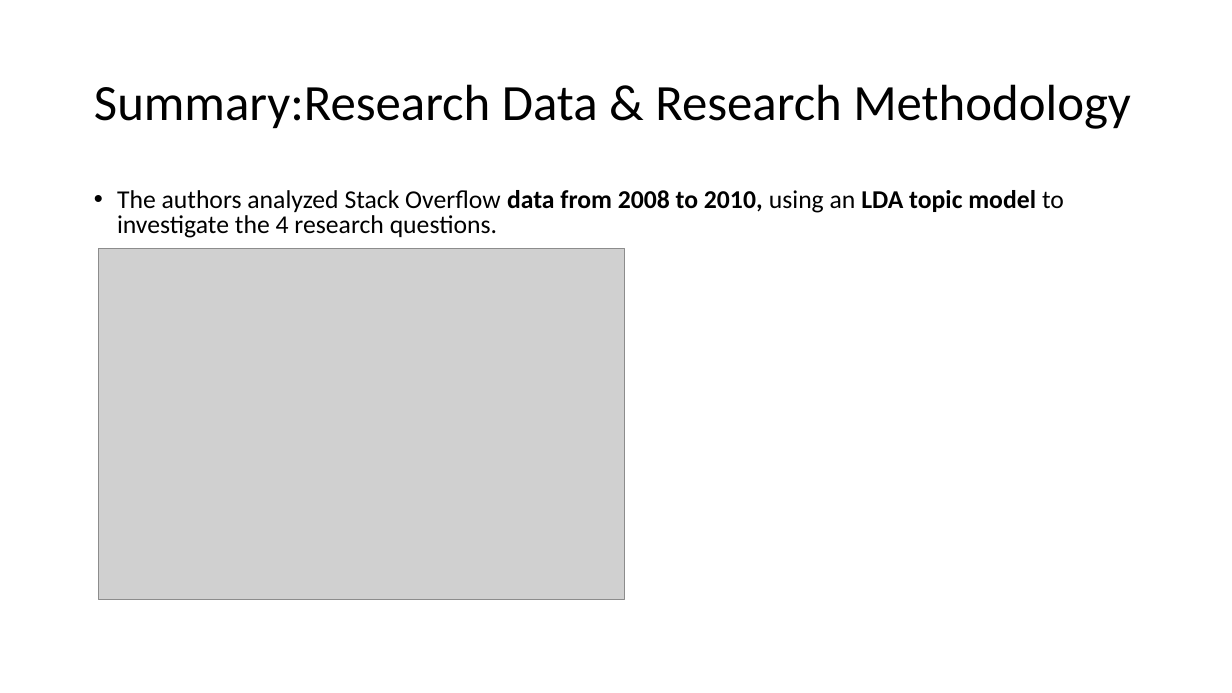
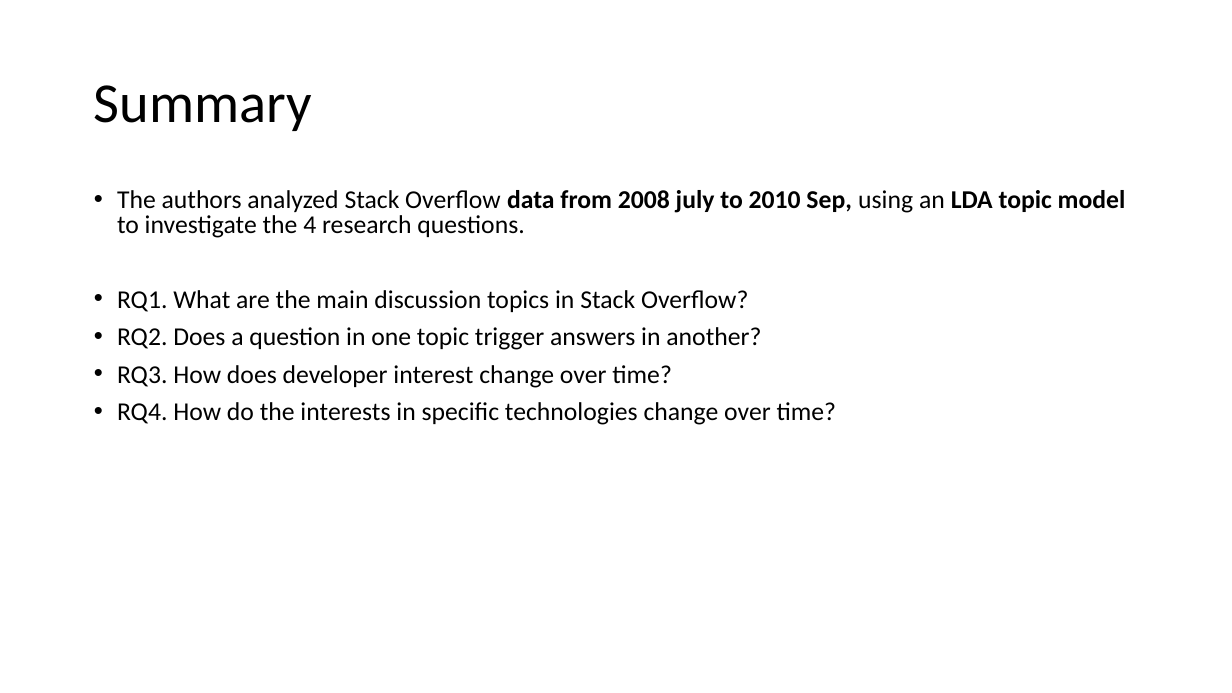
Before and after one commit to chengkaiyang2025/course, a slide deck: slide 4 of assignments/assignment_4/stackoverflow.pptx (slide 3 before the commit). Drawn at 1232x693 pixels with LibreOffice and Linux fonts; fonts in the diff are those of the drawing; grey boxes stand for pictures. Boxes give left, top, right and bottom in pixels: in the first picture for what was removed or moved away, otherwise in the second. Text is boxed around its words. In the diff, an @@ line names an element or a change of style, - is before the commit and + after.

```diff
--- a/assignments/assignment_4/stackoverflow.pptx
+++ b/assignments/assignment_4/stackoverflow.pptx
@@ title at [94, 85, 312, 131]: text changed; size 39.6 to 44 pt @@
-Summary:Research Data & Research Methodology
+Summary
@@ text at [117, 190, 1126, 425]: text changed @@
-• The authors analyzed Stack Overflow data from 2008 to 2010, using an LDA topic model to investigate the 4 research questions.
+• The authors analyzed Stack Overflow data from 2008 july to 2010 Sep, using an LDA topic model to investigate the 4 research questions.
+• RQ1. What are the main discussion topics in Stack Overflow?
+• RQ2. Does a question in one topic trigger answers in another?
+• RQ3. How does developer interest change over time?
+• RQ4. How do the interests in specific technologies change over time?
@@ picture removed at [98, 249, 625, 600] @@
```
Also in this commit, not shown: 6 other slides changed, 10 slides added, 1 other file.
